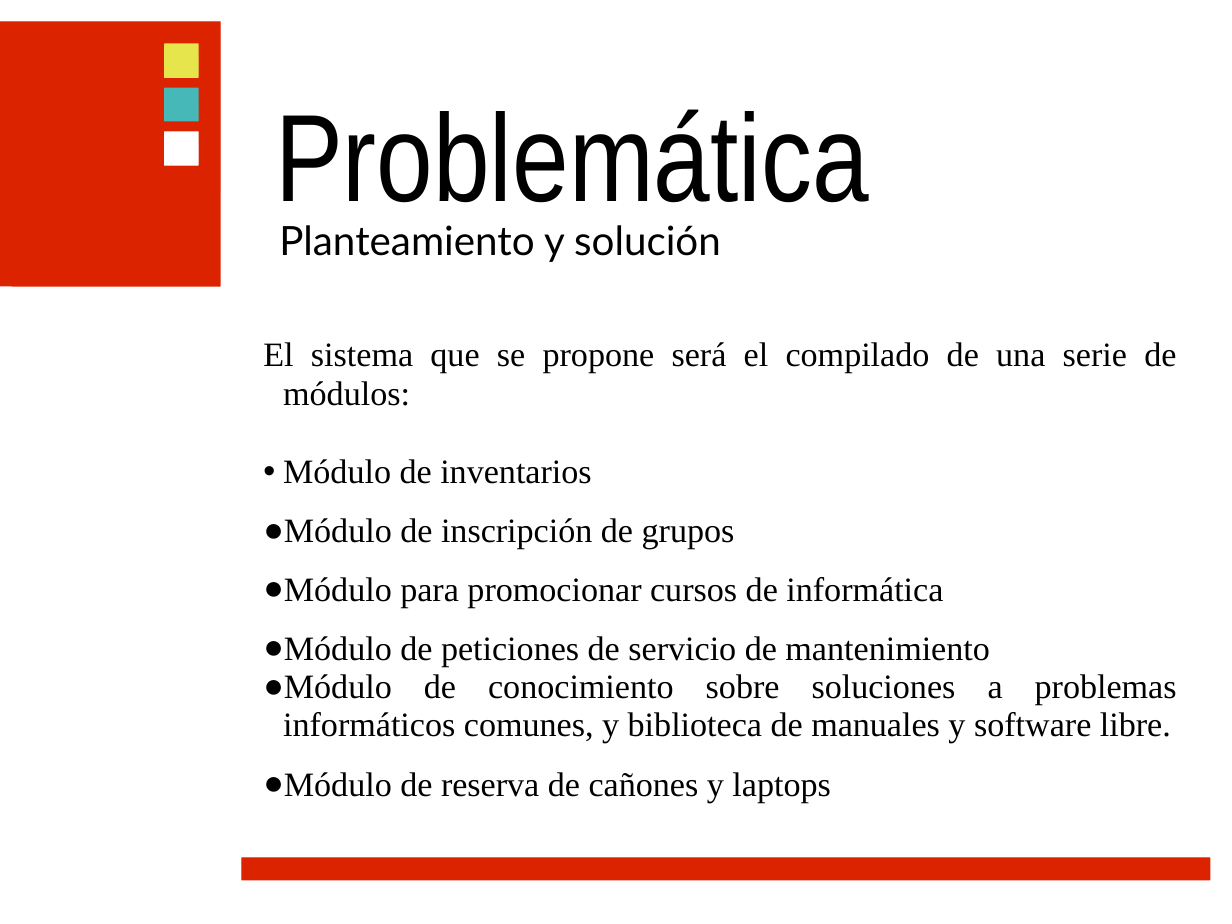
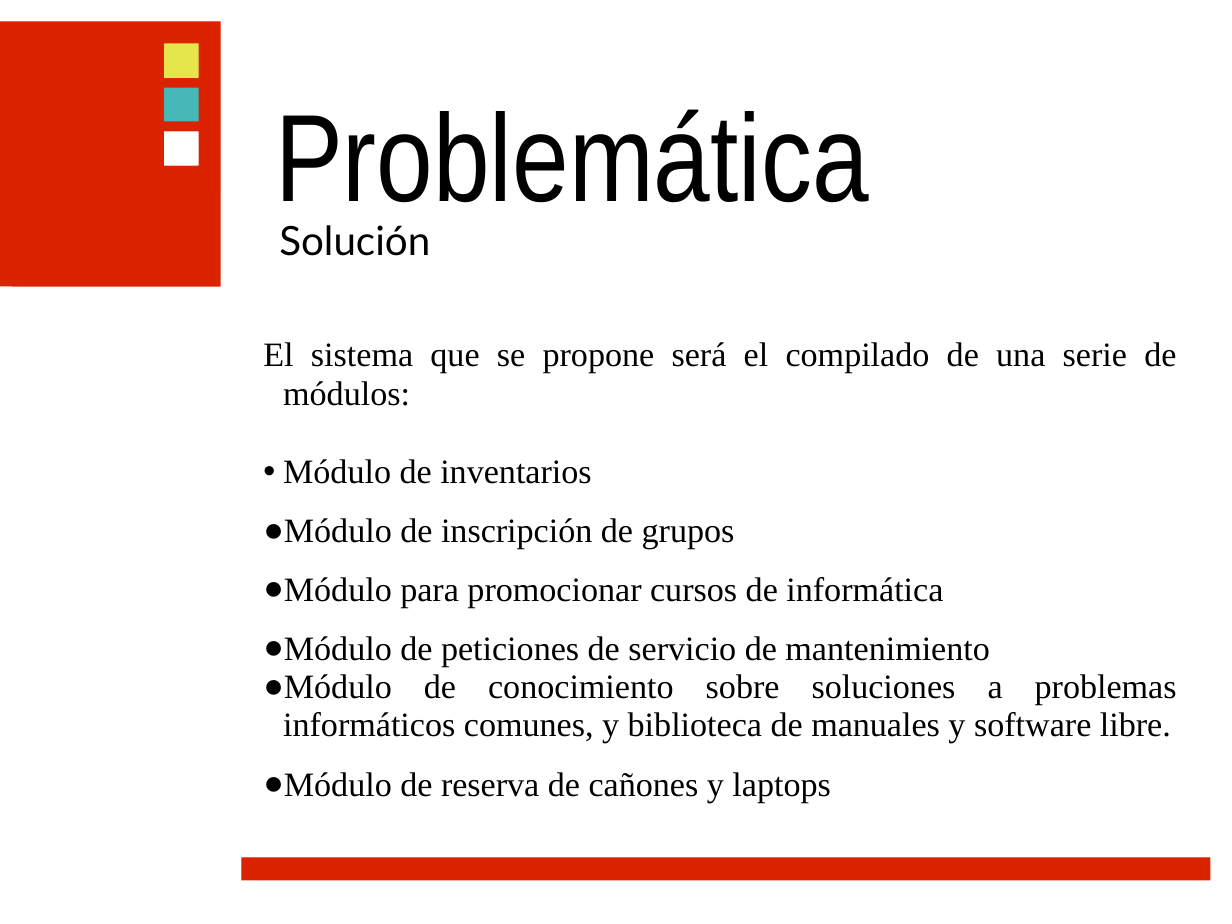
Before and after one commit to ramayac/jhard, a slide deck: slide 10 of presentaciones/primera defensa/jhard.ppt. Drawn at 1232x924 pixels with LibreOffice and Linux fonts; fonts in the diff are those of the drawing; background and template pictures are left out. Boxes give left, top, right and bottom in pixels: in the first picture for what was removed or moved away, otherwise in the second. Text is boxed around its words. In the diff, an @@ line names an element or a change of style, - is before the commit and + after.

```diff
--- a/presentaciones/primera defensa/jhard.ppt
+++ b/presentaciones/primera defensa/jhard.ppt
@@ text at box(279, 225, 430, 256): text changed @@
-Planteamiento y solución
+Solución
```
Also in this commit, not shown: 4 other slides changed, 2 slides added, 2 slides removed.
